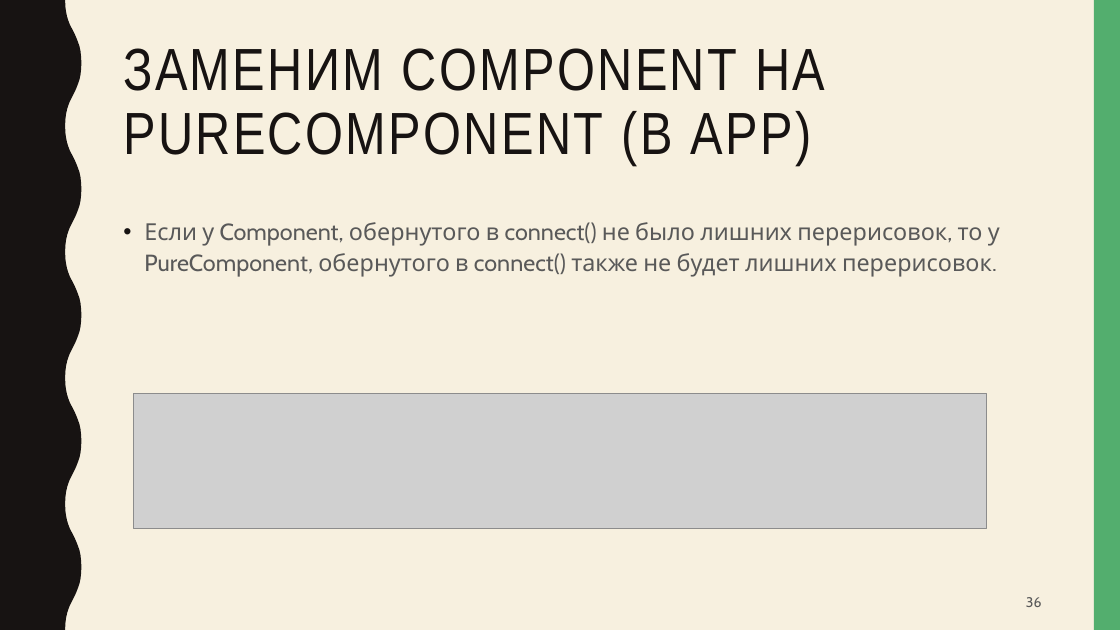
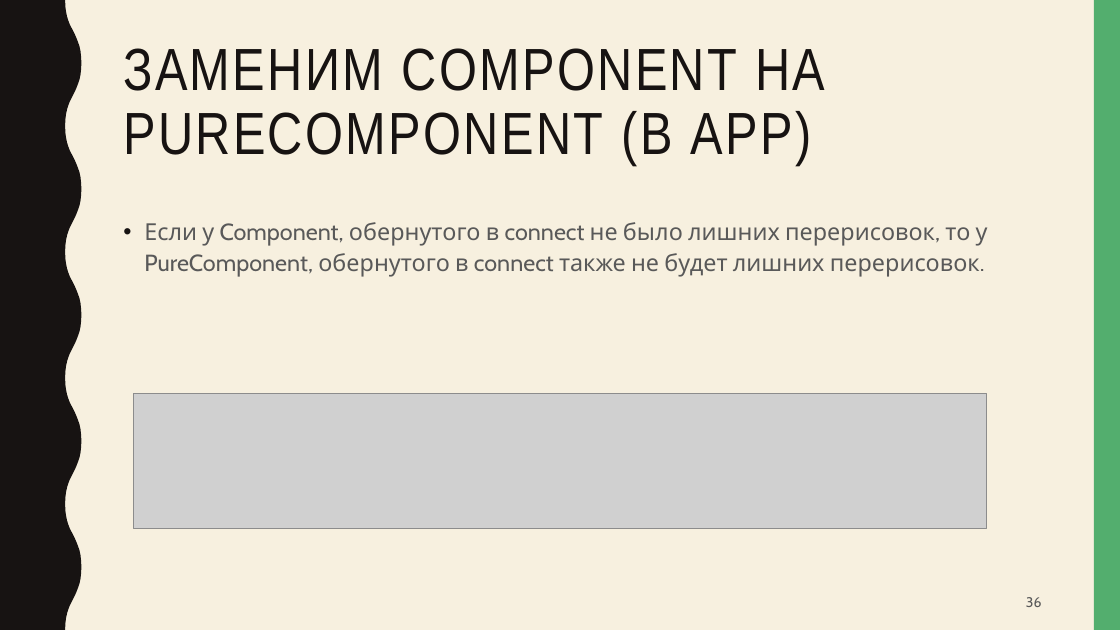
Before and after one commit to artem-gorokhovskii/PureComponent-VS-memo, a slide deck: slide 36 of PureComponent-vs-memo.pptx. Drawn at 1120x630 pixels with LibreOffice and Linux fonts; fonts in the diff are those of the drawing; grey boxes stand for pictures. Boxes give left, top, right and bottom in pixels: in the first picture for what was removed or moved away, otherwise in the second. Text is boxed around its words. In the diff, an @@ line names an element or a change of style, - is before the commit and + after.

```diff
--- a/PureComponent-vs-memo.pptx
+++ b/PureComponent-vs-memo.pptx
@@ text at [144,222,988,277]: text changed @@
-• Если у Component, обернутого в connect() не было лишних перерисовок, то у PureComponent, обернутого в connect() также не будет лишних перерисовок.
+• Если у Component, обернутого в connect не было лишних перерисовок, то у PureComponent, обернутого в connect также не будет лишних перерисовок.
```
Also in this commit, not shown: 4 other slides changed.
